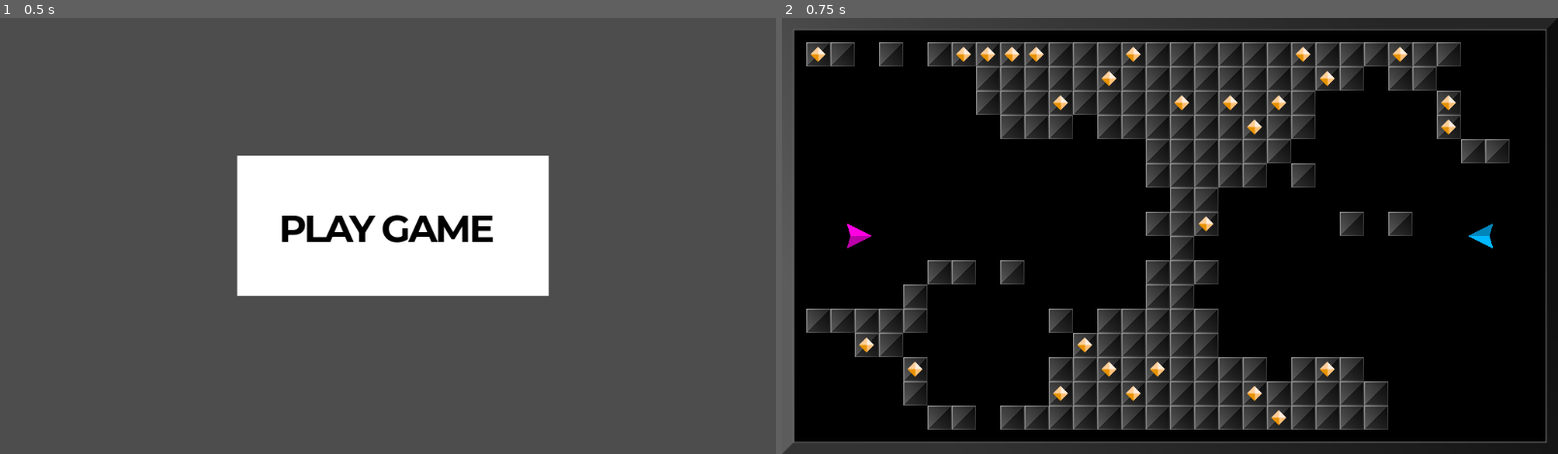
Above: before the commit, frames 1-2 (left to right).
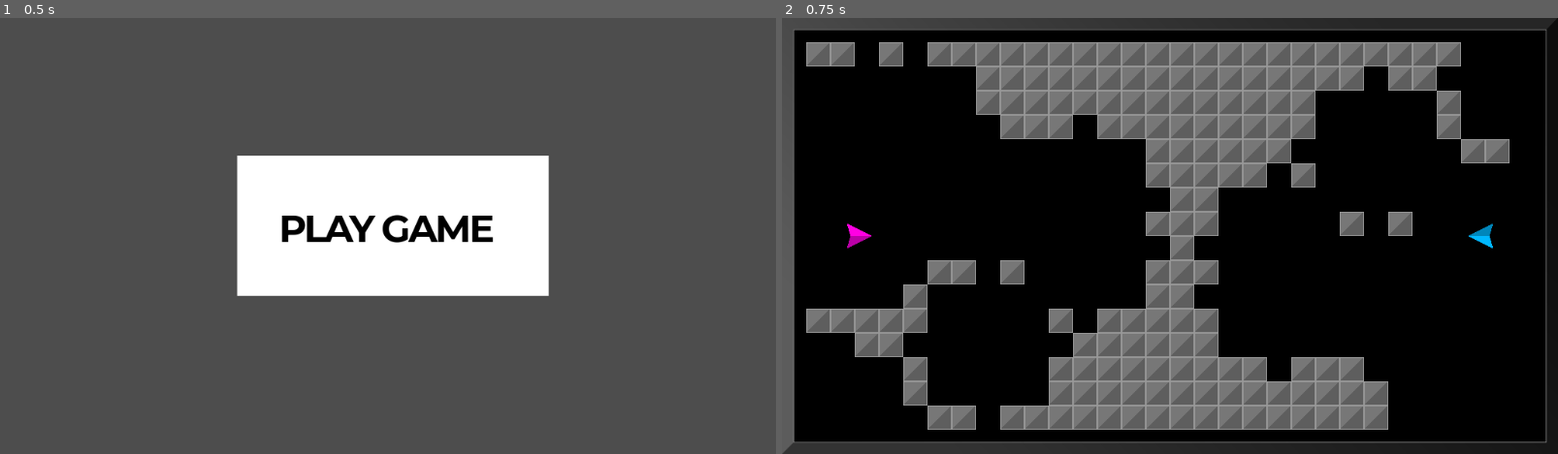
Above: after the commit, the same moments.

Repository: outrightmental/Blockbusters
Game: Godot game, scene res://scenes/main.tscn
Two runs of this game, one before a commit and one after it. Both use one fixed random seed, a clock stepped at 60 frames per second and the inputs below.
Inputs (mouse positions are in pixels of both pictures, inside the frame that each line leads up to):
- Up to frame 1 (0.5 s): no input
- Up to frame 2 (0.75 s): click (1177, 222) at 0.5 s

Frame 1 is identical in both runs. In frame 2, 27% of the frame differs, in the area x 3-94%, y 5-95%.

Commit message:
asset cleanup & block fragments

Diff:
--- a/models/block/block.tscn
+++ b/models/block/block.tscn
@@ -1,7 +1,6 @@
-[gd_scene load_steps=4 format=3 uid="uid://bjiivayicu2qj"]
+[gd_scene load_steps=3 format=3 uid="uid://bjiivayicu2qj"]
 
 [ext_resource type="Script" uid="uid://2es8up3haar4" path="res://models/block/block.gd" id="1_okoc5"]
-[ext_resource type="Texture2D" uid="uid://desqq2xisflpl" path="res://assets/blocks/block1.png" id="2_25f0o"]
 
 [sub_resource type="RectangleShape2D" id="RectangleShape2D_af4ln"]
 size = Vector2(32, 32)
@@ -10,8 +9,24 @@
 gravity_scale = 0.0
 script = ExtResource("1_okoc5")
 
-[node name="Sprite2D" type="Sprite2D" parent="."]
-texture = ExtResource("2_25f0o")
+[node name="CollisionShape2D" type="CollisionShape2D" parent="."]
+visible = false
+shape = SubResource("RectangleShape2D_af4ln")
 
-[node name="CollisionShape2D" type="CollisionShape2D" parent="."]
-shape = SubResource("RectangleShape2D_af4ln")
+[node name="TriangleUp" type="Polygon2D" parent="."]
+z_index = 5
+position = Vector2(-12, 2)
+color = Color(0.466667, 0.466667, 0.466667, 1)
+polygon = PackedVector2Array(-3, -17, 27, -17, -3, 13)
+
+[node name="TriangleDown" type="Polygon2D" parent="."]
+z_index = 5
+position = Vector2(-12, 2)
+color = Color(0.372549, 0.372549, 0.372549, 1)
+polygon = PackedVector2Array(27, 13, 27, -17, -3, 13)
+
+[node name="border" type="Polygon2D" parent="."]
+position = Vector2(-12, 3.2)
+scale = Vector2(1, 1.06667)
+color = Color(0.601223, 0.601223, 0.601223, 1)
+polygon = PackedVector2Array(-4, -18, 28, -18, 28, 12, -4, 12)
--- /dev/null
+++ b/models/block/block_fragment.gd
@@ -0,0 +1,10 @@
+extends "res://models/collidable/collidable.gd"
+
+
+var gem: Node = null
+
+# Called when the node enters the scene tree for the first time.
+func _ready() -> void:
+	add_to_group(Global.GROUP_BLOCKS)
+	add_to_group(Global.GROUP_AFFECTED_BY_EXPLOSION)
+	pass
--- /dev/null
+++ b/models/block/block_fragment_1.tscn
@@ -0,0 +1,17 @@
+[gd_scene load_steps=2 format=3 uid="uid://cnlnuranut6p6"]
+
+[ext_resource type="Script" uid="uid://dg02gqyv1rfn4" path="res://models/block/block_fragment.gd" id="1_bug8w"]
+
+[node name="Block" type="RigidBody2D"]
+gravity_scale = 0.0
+script = ExtResource("1_bug8w")
+
+[node name="TriangleUp" type="Polygon2D" parent="."]
+z_index = 5
+position = Vector2(-12, 2)
+color = Color(0.466667, 0.466667, 0.466667, 1)
+polygon = PackedVector2Array(-3, -17, 27, -17, -3, 13)
+
+[node name="CollisionPolygon2D" type="CollisionPolygon2D" parent="."]
+visible = false
+polygon = PackedVector2Array(-15, -15, 15, -15, -15, 15)
--- /dev/null
+++ b/models/block/block_fragment_2.tscn
@@ -0,0 +1,16 @@
+[gd_scene load_steps=2 format=3 uid="uid://dqc41damvbs8i"]
+
+[ext_resource type="Script" uid="uid://dg02gqyv1rfn4" path="res://models/block/block_fragment.gd" id="1_s7pcu"]
+
+[node name="Block" type="RigidBody2D"]
+gravity_scale = 0.0
+script = ExtResource("1_s7pcu")
+
+[node name="TriangleDown" type="Polygon2D" parent="."]
+z_index = 5
+position = Vector2(-12, 2)
+color = Color(0.372549, 0.372549, 0.372549, 1)
+polygon = PackedVector2Array(27, 13, 27, -17, -3, 13)
+
+[node name="CollisionPolygon2D" type="CollisionPolygon2D" parent="."]
+polygon = PackedVector2Array(15, -15, 15, 15, -15, 15)
Binary file removed: assets/asteroids/asteroid-1.png
Not shown, removed: assets/asteroids/asteroid-1.png.import
Binary file removed: assets/blocks/block1.png
Not shown, removed: assets/blocks/block1.png.import
Binary file removed: assets/effects/exp2_0.png
Not shown, removed: assets/effects/exp2_0.png.import
Binary file removed: assets/resources/gold1.png
Not shown, removed: assets/resources/gold1.png.import
Binary file removed: assets/ships/missile1.png
Not shown, removed: assets/ships/missile1.png.import
Binary file removed: assets/ships/missile2.png
Not shown, removed: assets/ships/missile2.png.import
(and 5 more such lines)
